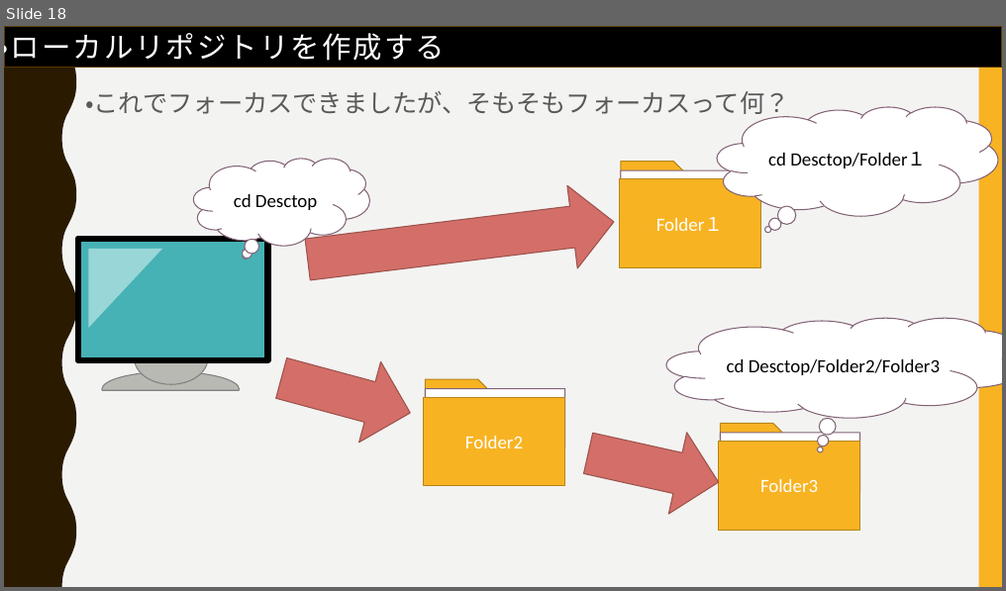
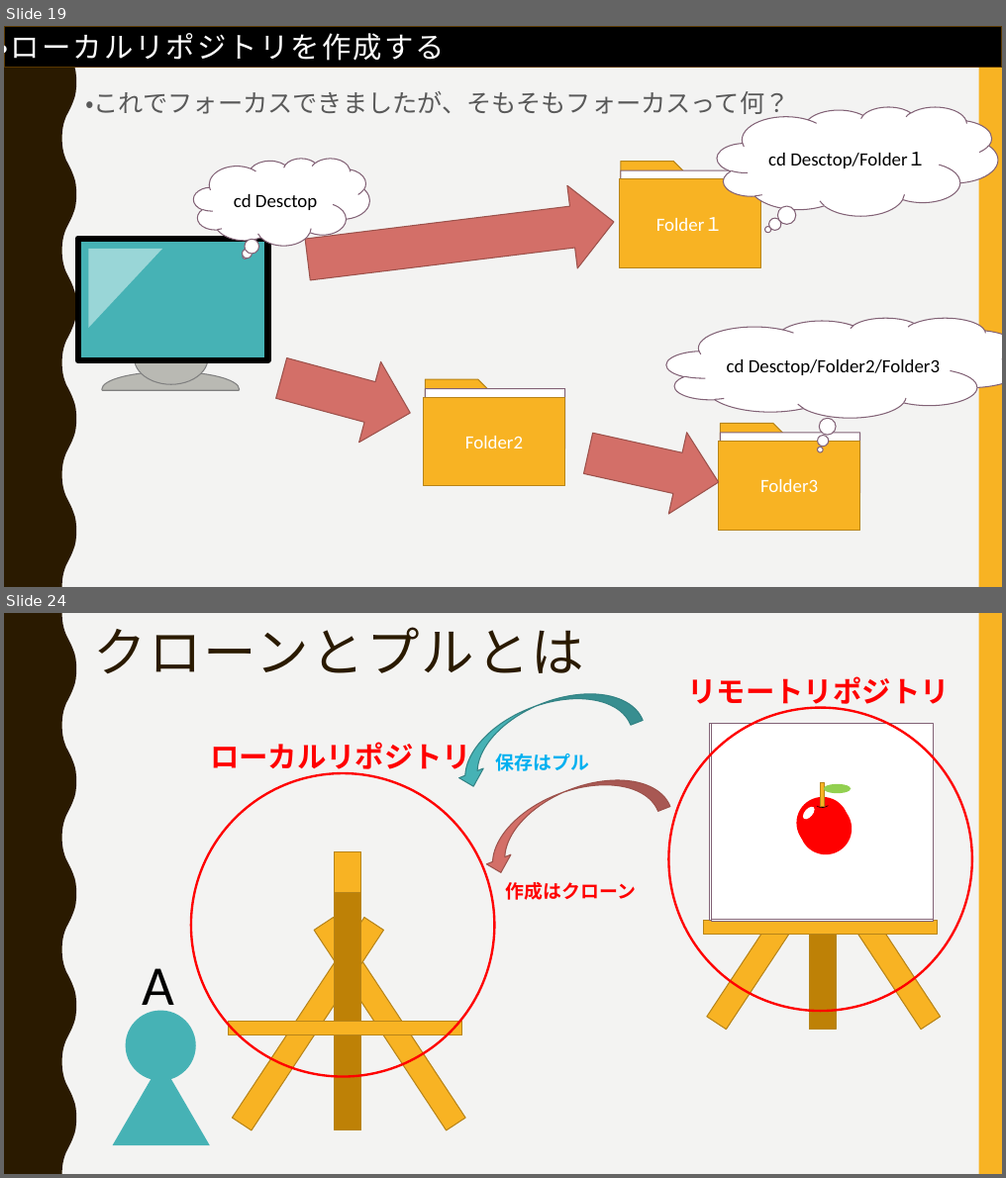
Before and after one commit to FIY24554/git_test, a slide deck: githubについて.pptx. Shown one above the other, each under a label of ours: slide 18 before the commit, slides 19 and 24 after it; the slides between them are not shown. The pictures are 1006x591 and 1006x1178 pixels, drawn with LibreOffice and Linux fonts; fonts in the diff are those of the drawing. Boxes give left, top, right and bottom in pixels: in the first picture for what was removed or moved away, otherwise in the second. Text is boxed around its words. In the diff, an @@ line names an element or a change of style, - is before the commit and + after.

```diff
--- a/githubについて.pptx
+++ b/githubについて.pptx
@@ slide 24 added at <box>4,613,1002,1174</box>, background #F3F3F2; not listed: 2 template elements that a slide beside it also shows @@
@@ title added at <box>94,627,585,674</box>, 51 pt, text #2A1A00 @@
+クローンとプルとは
@@ curved right arrow added at <box>443,671,644,791</box>, fill #46B2B5, outline #348486 1 pt @@
@@ text added at <box>688,676,949,710</box>, 28 pt, text #FF0000, bold @@
+リモートリポジトリ
@@ ellipse added at <box>668,707,972,1011</box>, outline #FF0000 2.25 pt @@
@@ rectangle added at <box>709,724,931,920</box>, fill #FFFFFF, outline #826276 1 pt @@
@@ rectangle added at <box>712,725,933,921</box>, fill #FFFFFF, outline #826276 1 pt @@
@@ rectangle added at <box>712,723,933,919</box>, fill #FFFFFF, outline #826276 1 pt @@
@@ text added at <box>210,742,471,775</box>, 28 pt, text #FF0000, bold @@
+ローカルリポジトリ
@@ curved right arrow added at <box>469,758,670,877</box>, fill #D36F68, outline #9C524D 1 pt @@
@@ text added at <box>496,754,589,771</box>, 18 pt, text #00B0F0, bold @@
+保存はプル
@@ ellipse added at <box>191,773,494,1076</box>, outline #FF0000 2.25 pt @@
@@ ellipse added at <box>800,803,852,856</box>, fill #FF0000 @@
@@ group added at <box>797,783,851,850</box>: 3 ellipses, 1 rectangle, 1 arc (boxed as its full ellipse) @@
@@ text added at <box>506,882,636,900</box>, 18 pt, text #FF0000, bold @@
+作成はクローン
@@ group added at <box>703,791,941,1030</box>: 4 rectangles @@
@@ text added at <box>142,968,174,1019</box>, 54 pt, text #000000 @@
+A
@@ ellipse added at <box>126,1011,196,1081</box>, fill #46B2B5 @@
@@ group added at <box>229,852,465,1131</box>: 5 rectangles @@
@@ triangle added at <box>113,1062,210,1146</box>, fill #46B2B5 @@
@@ what was slide 18 is now slide 19 @@
```
Also in this commit, not shown: 1 slide changed, 7 other slides added, 1 slide removed.
